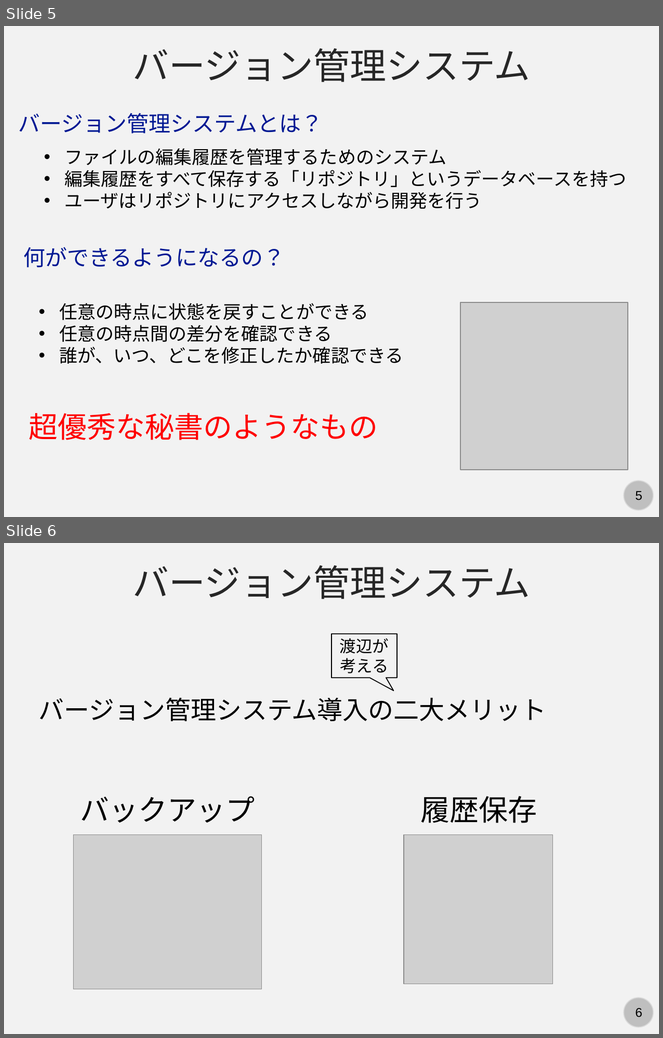
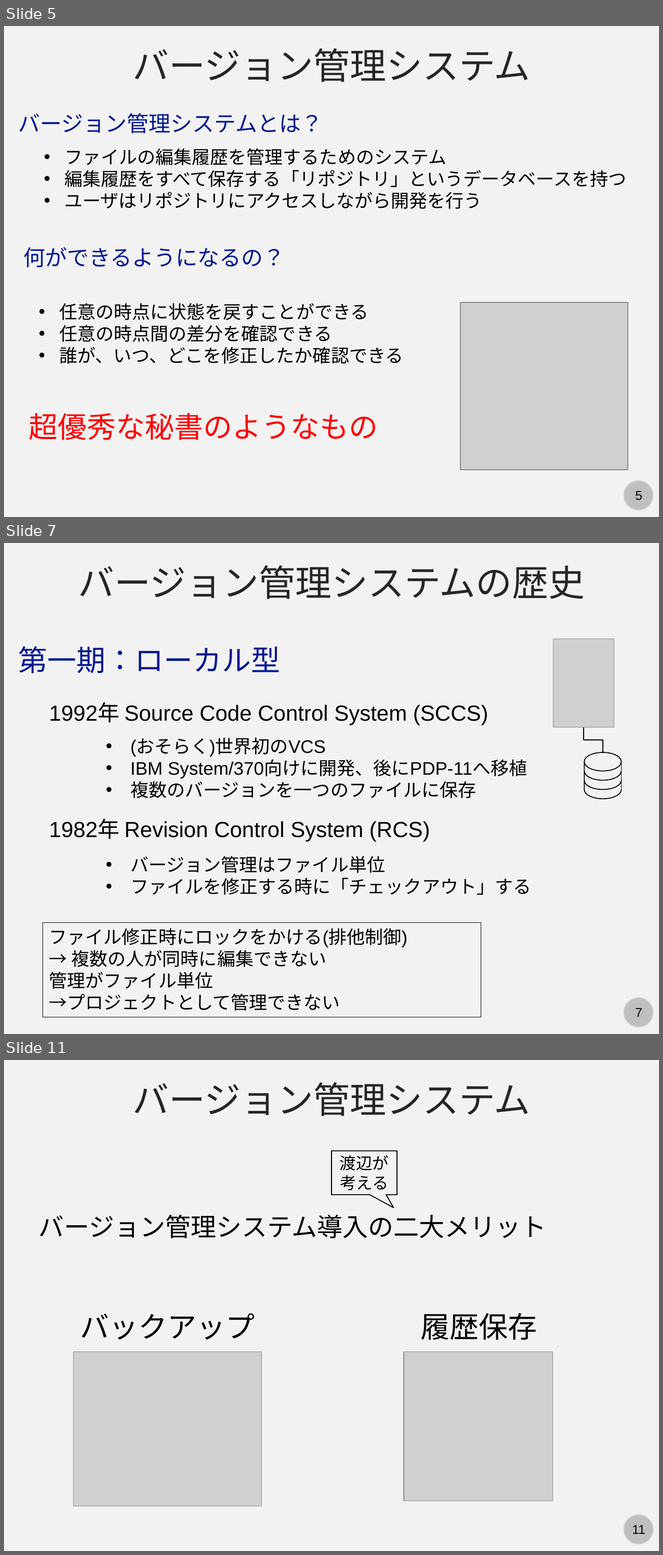
Before and after one commit to kaityo256/github, a slide deck: vcs/fig/slide.pptx. Shown one above the other, each under a label of ours: slides 5 and 6 before the commit, slides 5, 7 and 11 after it; the slides between them are not shown. The pictures are 663x1038 and 663x1555 pixels, drawn with LibreOffice and Linux fonts; fonts in the diff are those of the drawing; grey boxes stand for pictures. Boxes give left, top, right and bottom in pixels: in the first picture for what was removed or moved away, otherwise in the second. Text is boxed around its words. In the diff, an @@ line names an element or a change of style, - is before the commit and + after.

```diff
--- a/vcs/fig/slide.pptx
+++ b/vcs/fig/slide.pptx
@@ slide 7 added at (x1=4, y1=543, x2=659, y2=1034), background #F2F2F2; not listed: 2 template elements that a slide beside it also shows @@
@@ text added at (x1=78, y1=565, x2=585, y2=599), 40 pt, text #262626 @@
+バージョン管理システムの歴史
@@ text added at (x1=18, y1=646, x2=280, y2=674), 32 pt, text #011893 @@
+第一期：ローカル型
@@ picture added at (x1=554, y1=639, x2=614, y2=728) @@
@@ text added at (x1=49, y1=703, x2=489, y2=725), 24 pt, text #000000 @@
+1992年 Source Code Control System (SCCS)
@@ elbow line added from (584, 728) to (603, 753), #000000 1 pt @@
@@ text added at (x1=130, y1=739, x2=527, y2=798), 20 pt, text #000000 @@
+• (おそらく)世界初のVCS
+• IBM System/370向けに開発、後にPDP-11へ移植
+• 複数のバージョンを一つのファイルに保存
@@ group added at (x1=584, y1=753, x2=622, y2=799): 3 arc (boxed as its full ellipse)s, 2 lines, 1 ellipse @@
@@ text added at (x1=49, y1=820, x2=430, y2=841), 24 pt, text #000000 @@
+1982年 Revision Control System (RCS)
@@ text added at (x1=130, y1=856, x2=531, y2=895), 20 pt, text #000000 @@
+• バージョン管理はファイル単位
+• ファイルを修正する時に「チェックアウト」する
@@ rectangle added at (x1=42, y1=923, x2=481, y2=1018), outline #000000 0.75 pt, 20 pt, text #000000 @@
+ファイル修正時にロックをかける(排他制御)
+→ 複数の人が同時に編集できない
+管理がファイル単位
+→プロジェクトとして管理できない
@@ what was slide 6 is now slide 11 @@
@@ page number at (x1=632, y1=1525, x2=645, y2=1534): text changed @@
-6
+11
```
Also in this commit, not shown: 4 slides changed, 7 other slides added.
